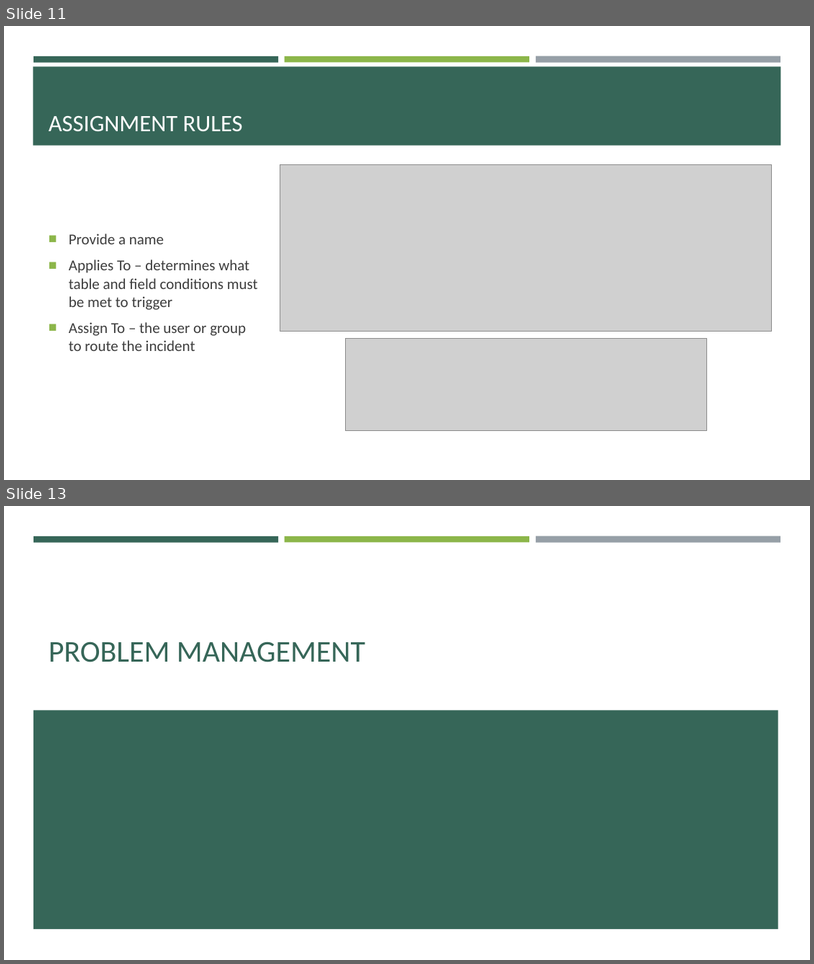
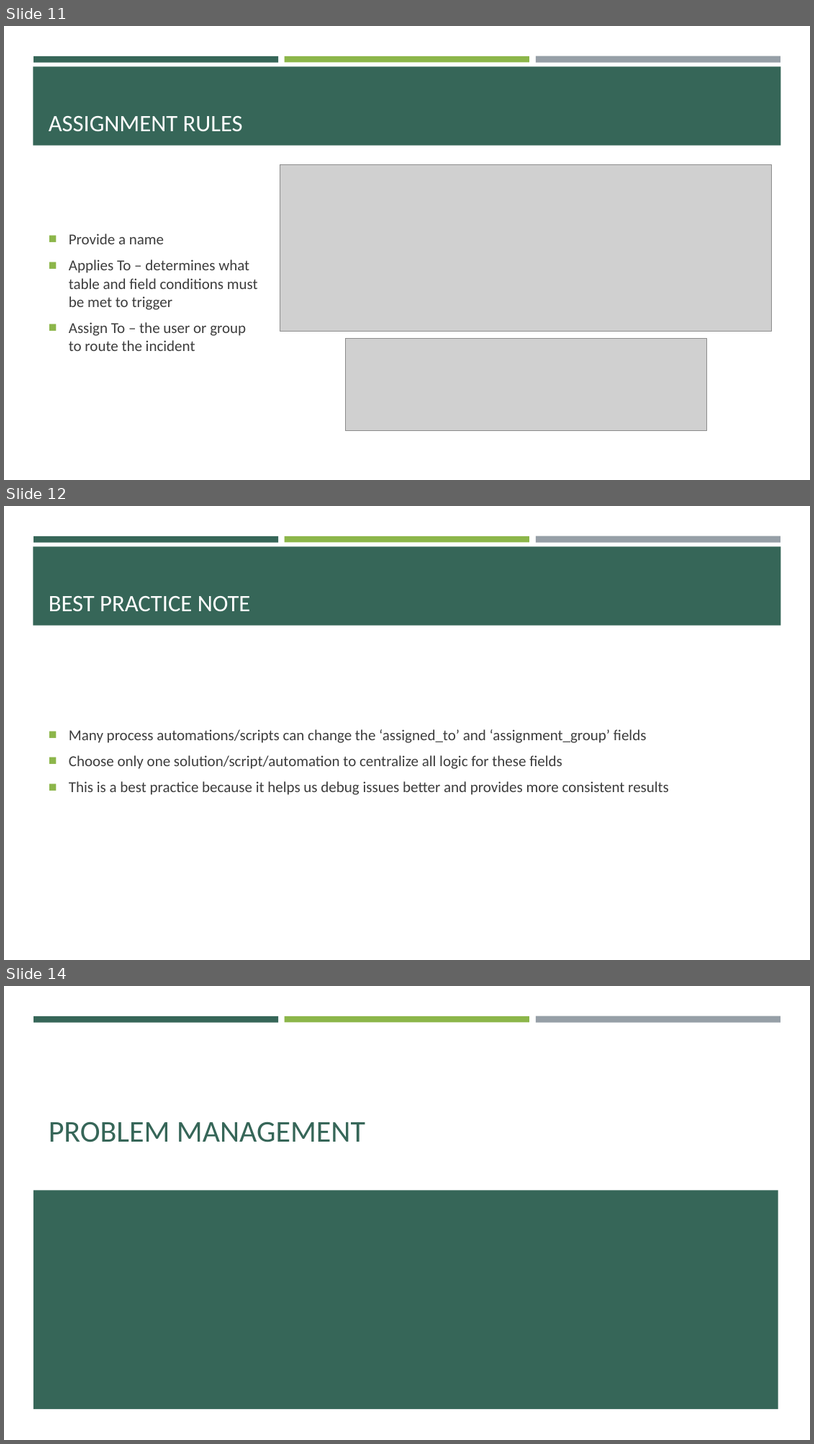
Before and after one commit to e-m-wilson/SNOW, a slide deck: Week_3/Incident_Problem_Management.pptx. Shown one above the other, each under a label of ours: slides 11 and 13 before the commit, slides 11, 12 and 14 after it; the slides between them are not shown. The pictures are 814x964 and 814x1444 pixels, drawn with LibreOffice and Linux fonts; fonts in the diff are those of the drawing; grey boxes stand for pictures. Boxes give left, top, right and bottom in pixels: in the first picture for what was removed or moved away, otherwise in the second. Text is boxed around its words. In the diff, an @@ line names an element or a change of style, - is before the commit and + after.

```diff
--- a/Week_3/Incident_Problem_Management.pptx
+++ b/Week_3/Incident_Problem_Management.pptx
@@ slide 12 added at bbox=[4, 506, 810, 960], background #FFFFFF; not listed: 4 template elements that a slide beside it also shows @@
@@ title added at bbox=[49, 596, 251, 611], 28 pt, text #FFFFFF @@
+BEST PRACTICE NOTE
@@ text added at bbox=[69, 729, 669, 795], 18 pt, text #3D3D3D @@
+■ Many process automations/scripts can change the ‘assigned_to’ and ‘assignment_group’ fields
+■ Choose only one solution/script/automation to centralize all logic for these fields
+■ This is a best practice because it helps us debug issues better and provides more consistent results
@@ what was slide 13 is now slide 14 @@
```
Also in this commit, not shown: 2 slides changed, 4 other files.
